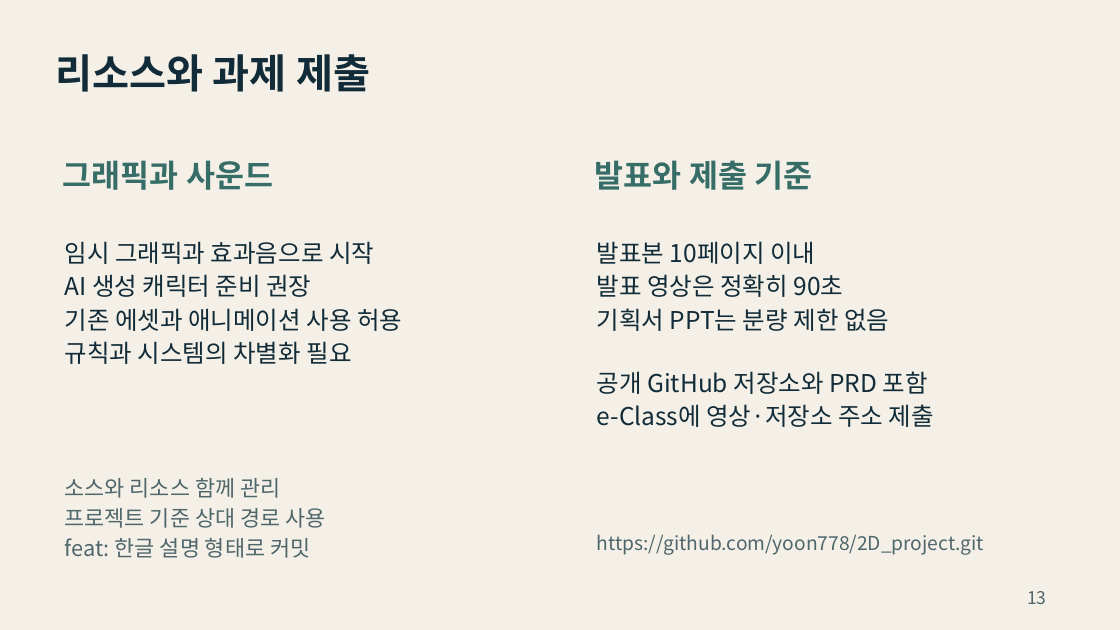
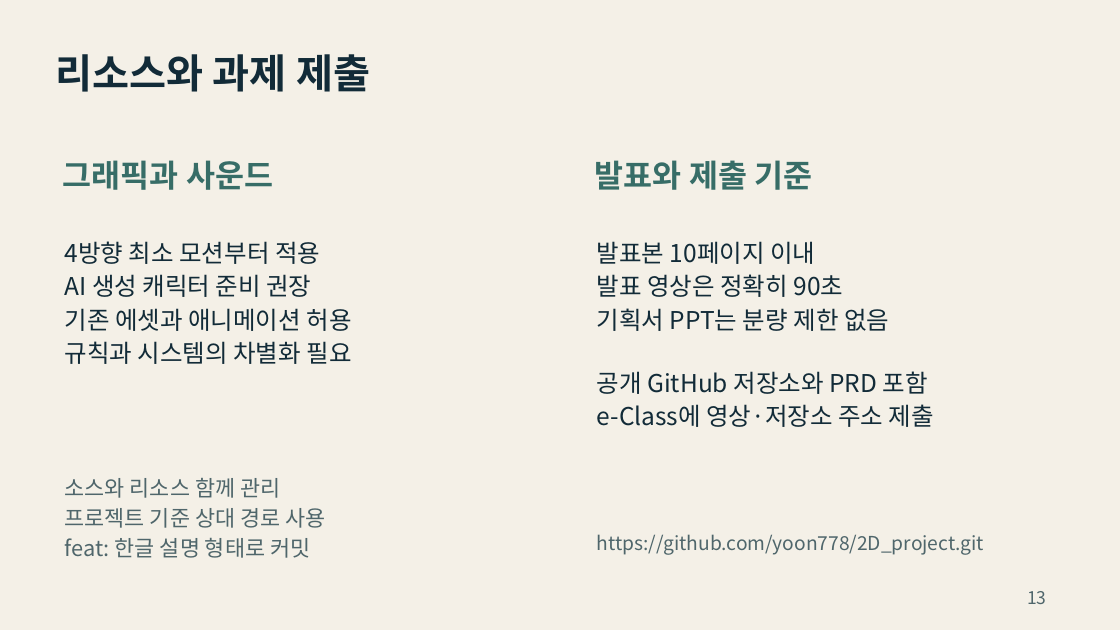
Before and after one commit to yoon778/2D_project, a slide deck: slide 13 of presentation/그림자_배달_기획서.pptx. Drawn at 1120x630 pixels with LibreOffice and Linux fonts; fonts in the diff are those of the drawing. Boxes give left, top, right and bottom in pixels: in the first picture for what was removed or moved away, otherwise in the second. Text is boxed around its words. In the diff, an @@ line names an element or a change of style, - is before the commit and + after.

```diff
--- a/presentation/그림자_배달_기획서.pptx
+++ b/presentation/그림자_배달_기획서.pptx
@@ text at (65,241,320,264): text changed @@
-임시 그래픽과 효과음으로 시작
+4방향 최소 모션부터 적용
@@ text at (65,308,352,331): text changed @@
-기존 에셋과 애니메이션 사용 허용
+기존 에셋과 애니메이션 허용
```
Also in this commit, not shown: 8 other slides changed, 10 other files.
